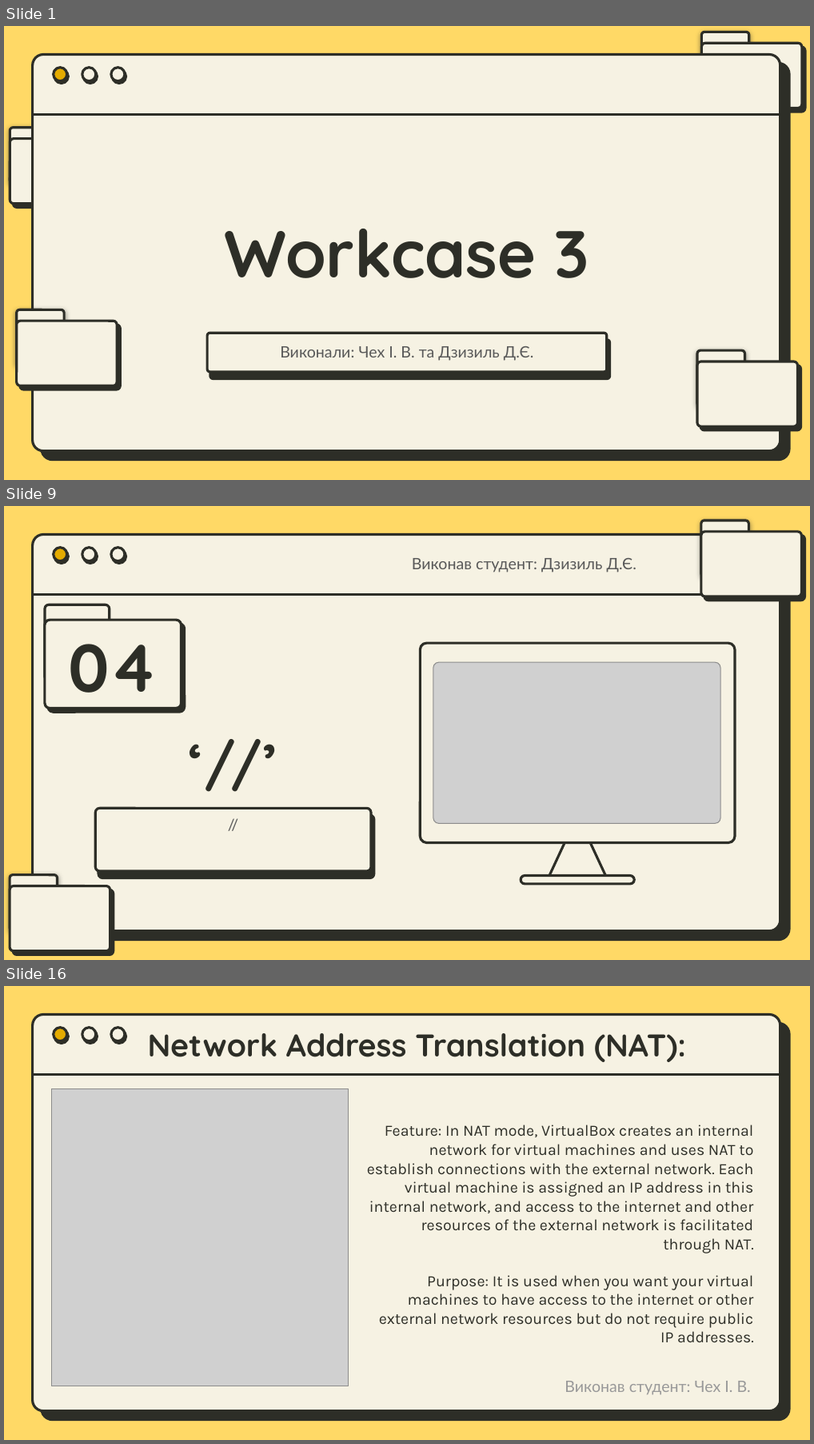
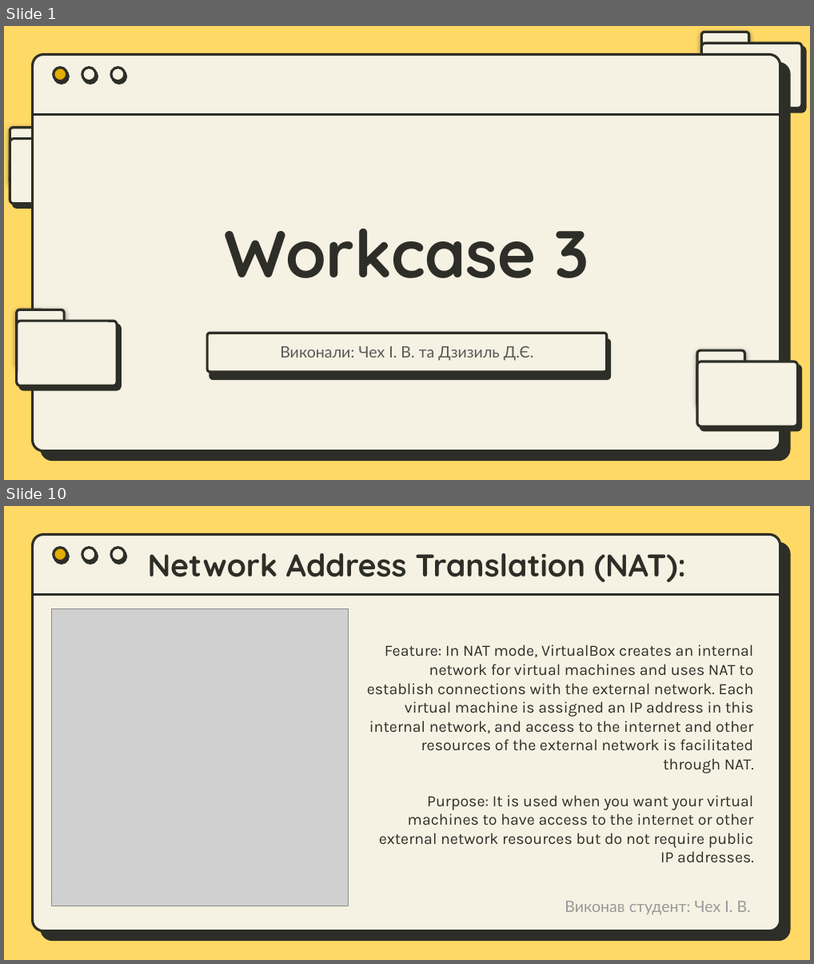
Before and after one commit to IvanChekh/MatematicainsLivesMatter, a slide deck: Workcase №3 .pptx. Shown one above the other, each under a label of ours: slides 1, 9 and 16 before the commit, slides 1 and 10 after it; the slides between them are not shown. The pictures are 814x1444 and 814x964 pixels, drawn with LibreOffice and Linux fonts; fonts in the diff are those of the drawing; grey boxes stand for pictures. Boxes give left, top, right and bottom in pixels: in the first picture for what was removed or moved away, otherwise in the second. Text is boxed around its words. In the diff, an @@ line names an element or a change of style, - is before the commit and + after.

```diff
--- a/Workcase №3 .pptx
+++ b/Workcase №3 .pptx
@@ slide 9 removed at bbox=[4, 506, 810, 960], background #FFD966; not listed: 5 template elements that a slide beside it also shows @@
@@ rounded rectangle removed at bbox=[702, 520, 749, 576] @@
@@ rounded rectangle removed at bbox=[702, 532, 802, 596] @@
@@ text removed at bbox=[412, 558, 638, 572] @@
-Виконав студент: Дзизиль Д.Є.
@@ rounded rectangle removed at bbox=[45, 604, 110, 680] @@
@@ rounded rectangle removed at bbox=[45, 620, 182, 708] @@
@@ title removed at bbox=[69, 644, 158, 709] @@
-04
@@ rounded rectangle removed at bbox=[420, 643, 735, 842] @@
@@ picture removed at bbox=[434, 663, 721, 824] @@
@@ title removed at bbox=[86, 724, 381, 799] @@
-‘//’
@@ rounded rectangle removed at bbox=[95, 808, 371, 871] @@
@@ subtitle removed at bbox=[109, 807, 358, 870] @@
-//
@@ trapezoid removed at bbox=[546, 815, 610, 882] @@
@@ rounded rectangle removed at bbox=[10, 875, 58, 930] @@
@@ rounded rectangle removed at bbox=[10, 886, 110, 950] @@
@@ rounded rectangle removed at bbox=[521, 876, 634, 884] @@
@@ what was slide 16 is now slide 10 @@
```
Also in this commit, not shown: 7 slides changed, 8 slides added, 7 other slides removed.
